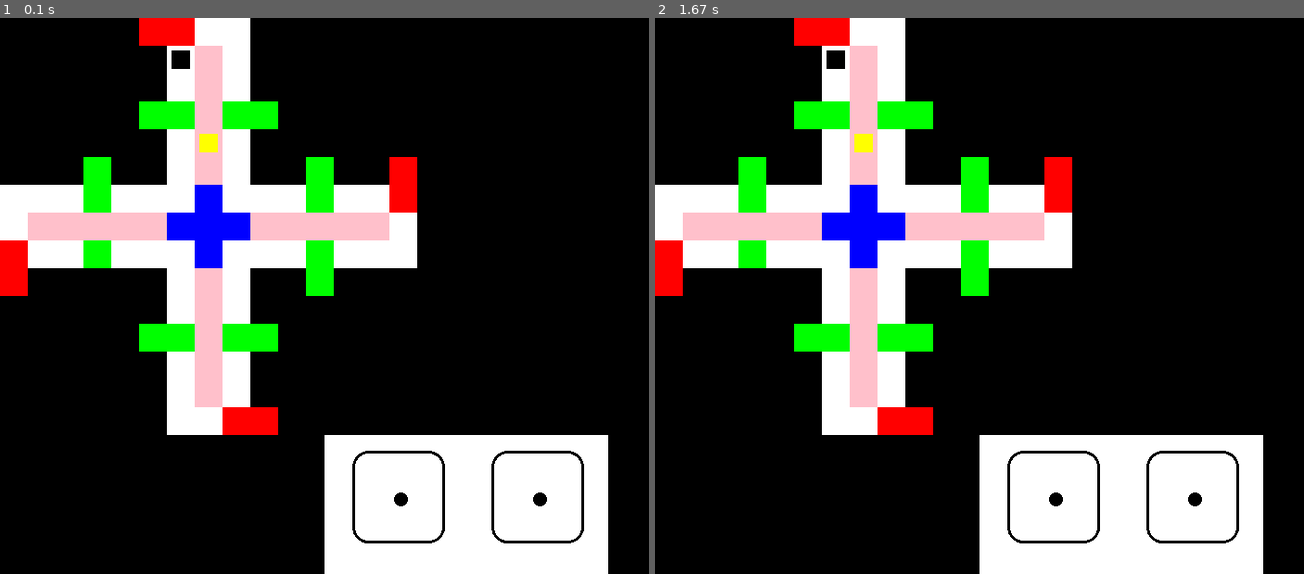
Above: before the commit, frames 1-2 (left to right).
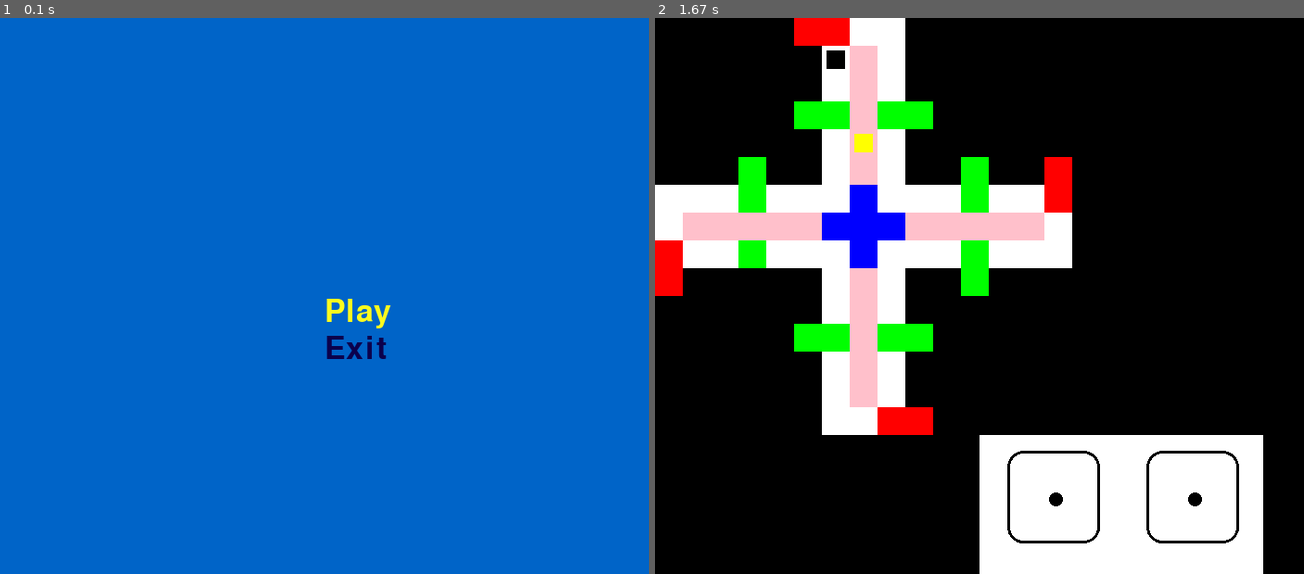
Above: after the commit, the same moments.

Repository: ybf1/Racoon-PyGame-
Game: pygame game, started from main.py
The game is run twice, just before and just after one commit, with the same random seed, the same clock (stepped at 60 frames per second) and the same inputs.
Inputs (mouse positions are in pixels of both pictures, inside the frame that each line leads up to):
- Up to frame 1 (0.1 s): no input
- Up to frame 2 (1.67 s): click (1011, 284) at 0.38 s, where only the run after the commit has a clickable "Play"; tap 2 at 0.67 s; click (836, 62) at 1.05 s

The runs differ from the first frame. In frame 1, 100% of the frame differs, in the area x 0-100%, y 0-100%; in frame 2, nothing differs.

Commit message:
меню и музыка

Diff:
--- a/main.py
+++ b/main.py
@@ -1,5 +1,7 @@
 import pygame
 import random
+import sys
+import os
 
 
 class Cell(pygame.sprite.Sprite):
@@ -56,10 +58,68 @@
         self.rect = self.image.get_rect()
 
 
+class Menu:
+    def __init__(self, items=[400, 350, 'Item', (250, 250, 30), (250, 30, 250)]):
+        self.items = items
+
+    def render(self, surface, font, num_item):
+        for i in self.items:
+            if num_item == i[5]:
+                surface.blit(font.render(i[2], 1, i[4]), (i[0], i[1] - 30))
+            else:
+                surface.blit(font.render(i[2], 1, i[3]), (i[0], i[1] - 30))
+
+    def menu(self):
+        running = True
+        font_menu = pygame.font.Font(None, 50)
+        pygame.key.set_repeat(0, 0)
+        pygame.mouse.set_visible(True)
+        item = 0
+        while running:
+            info.fill((0, 100, 200))
+            screen.fill((0, 100, 200))
+
+            mp = pygame.mouse.get_pos()
+            for i in self.items:
+                if (mp[0] > i[0]) and (mp[0] < i[0] + 155) and (mp[1] > i[1]) and (mp[1] < i[1] + 50):
+                    item = i[5]
+            self.render(screen, font_menu, item)
+            for event in pygame.event.get():
+                if event.type == pygame.QUIT:
+                    sys.exit()
+                if event.type == pygame.KEYDOWN:
+                    if event.key == pygame.K_ESCAPE:
+                        sys.exit()
+                    if event.key == pygame.K_UP:
+                        if item > 0:
+                            item -= 1
+                    if event.key == pygame.K_DOWN:
+                        if item < len(self.items) - 1:
+                            item += 1
+                if event.type == pygame.MOUSEBUTTONDOWN and event.button == 1:
+                    if item == 0:
+                        running = False
+                        pygame.mixer.music.unpause()
+                    elif item == 1:
+                        exit()
+            screen.blit(info, (0, 0))
+            screen.blit(screen, (0, 30))
+            pygame.display.flip()
+
 
 if __name__ == '__main__':
     pygame.init()
     screen = pygame.display.set_mode((700, 600))
+    info = pygame.Surface((800, 30))
+    items = [(350, 300, 'Play', (11, 0, 77), (250, 250, 30), 0),
+              (350, 340, 'Exit', (11, 0, 77), (250, 250, 30), 1)]
+    game = Menu(items)
+    game.menu()
+    WIDTH, HEIGHT = 700, 600
+    FPS = 60
+    clock = pygame.time.Clock()
+    pygame.mixer.music.load('music.mp3')
+    pygame.mixer.music.play(loops=-1)
 
     all_sprites = pygame.sprite.Group()
     cells = []
@@ -87,6 +147,9 @@
             if event.type == pygame.KEYDOWN and event.key == pygame.K_SPACE:
                 dice1.change_image()
                 dice2.change_image()
+            if event.type == pygame.KEYDOWN and event.key == pygame.K_ESCAPE:
+                pygame.mixer.music.pause()
+                game.menu()
             if event.type == pygame.MOUSEBUTTONDOWN:
                 if event.button == 1:
                     for chip in chips:
@@ -97,7 +160,14 @@
                             else:
                                 chip.cell_number += dice_values[1]
                                 dice_values[1] = 0
-
+            if event.type == pygame.KEYDOWN and event.key == pygame.K_1:
+                pygame.mixer.music.pause()
+            if event.type == pygame.KEYDOWN and event.key == pygame.K_2:
+                pygame.mixer.music.unpause()
+                pygame.mixer.music.set_volume(0.5)
+            if event.type == pygame.KEYDOWN and event.key == pygame.K_3:
+                pygame.mixer.music.unpause()
+                pygame.mixer.music.set_volume(1)
 
         for chip in chips:
             for cell in cells:
@@ -105,8 +175,6 @@
                     chip.rect.x = cell.rect.x + 5
                     chip.rect.y = cell.rect.y + 5
 
-
-
         screen.fill("black")
         all_sprites.draw(screen)
         pygame.display.flip()
Not shown, added: music.mp3
